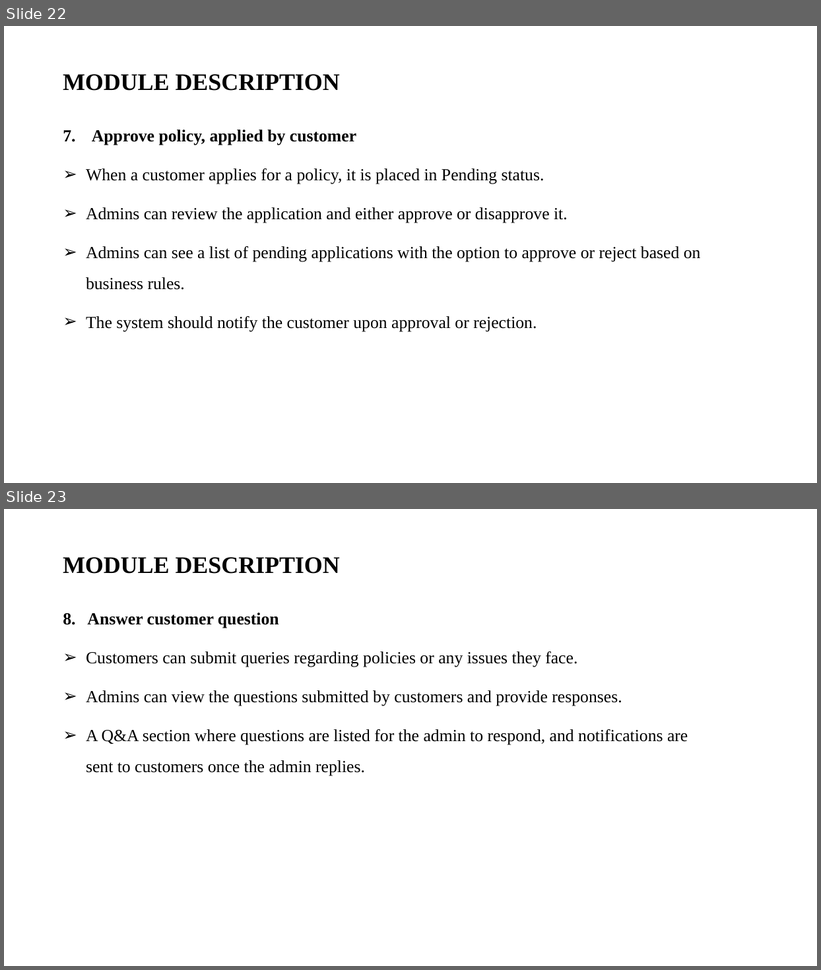
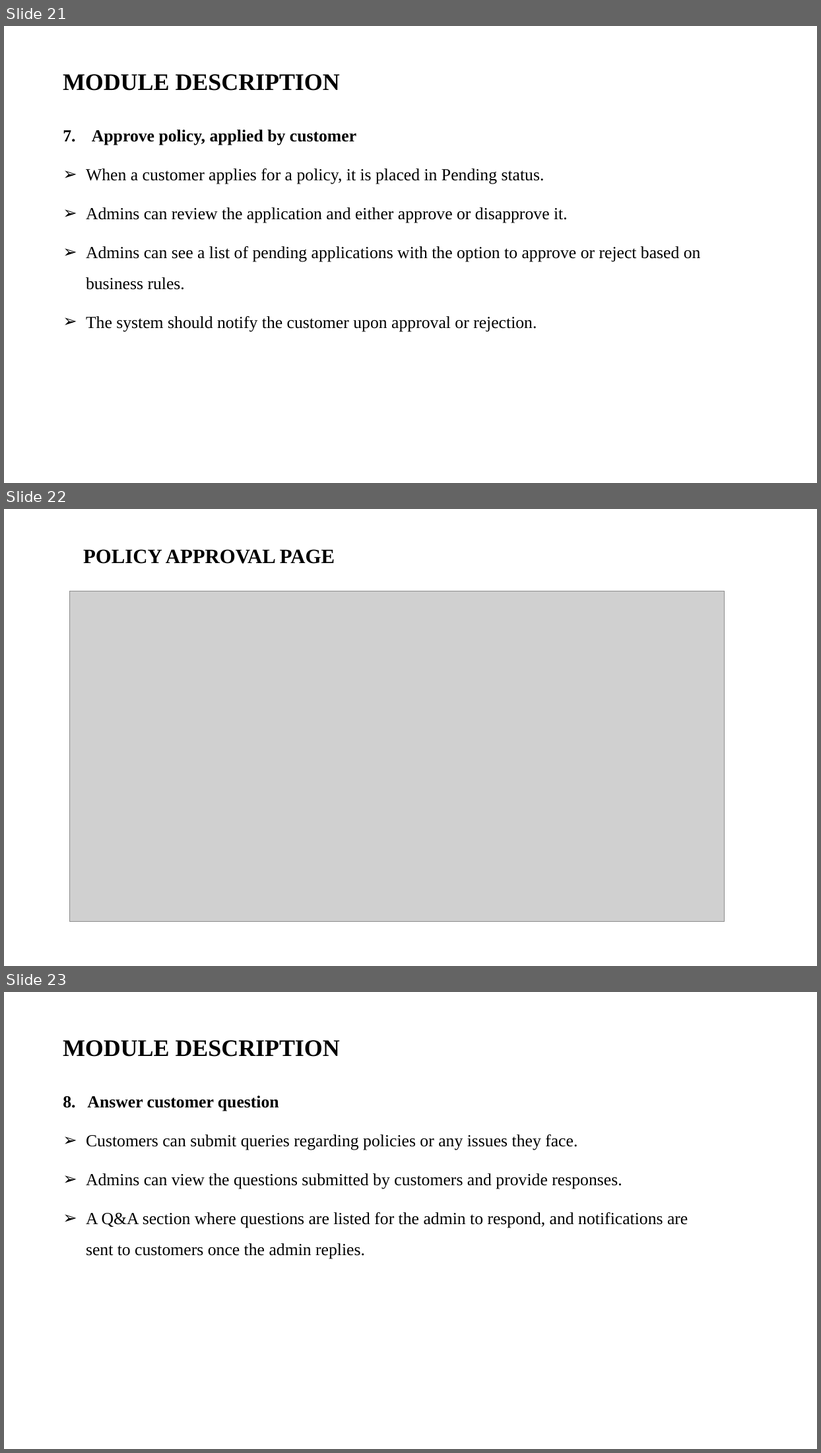
Before and after one commit to pavankalyanvarmavegesana/pavan, a slide deck: INSURANCE POLICY MANAGEMENT1.pptx. Shown one above the other, each under a label of ours: slides 22 and 23 before the commit, slides 21, 22 and 23 after it. The pictures are 821x970 and 821x1453 pixels, drawn with LibreOffice and Linux fonts; fonts in the diff are those of the drawing; grey boxes stand for pictures; background and template pictures are left out. Boxes give left, top, right and bottom in pixels: in the first picture for what was removed or moved away, otherwise in the second. Text is boxed around its words. In the diff, an @@ line names an element or a change of style, - is before the commit and + after.

```diff
--- a/INSURANCE POLICY MANAGEMENT1.pptx
+++ b/INSURANCE POLICY MANAGEMENT1.pptx
@@ slide 22 added at <box>4,509,817,966</box>, background picture (left out) @@
@@ title added at <box>83,549,335,564</box>, 24 pt, text #000000, bold @@
+POLICY APPROVAL PAGE
@@ picture added at <box>70,591,725,922</box> @@
@@ what was slide 22 is now slide 21 @@
```
